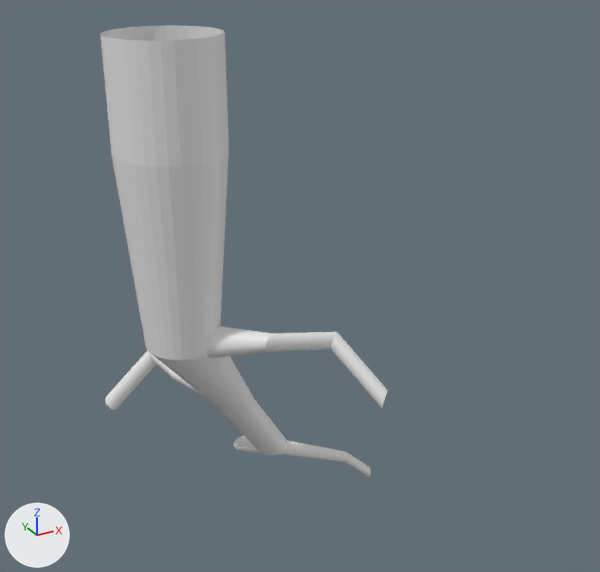
An edit to the Blender file Env_Tree_Normal_A.blend, drawn before and after from the same camera.
Camera for both pictures: a 50 mm lens placed at (-4.83, -13.39, 2.66), pointed at (3.01, 0.86, -4.46). Arrows for +X, +Y and +Z are at lower left; the lights stay in place. The older version comes first.

Before the edit, the objects in view are built like this:
```python
mat_material = principled_material('Material')
mat_material.base_color = (0.8, 0.8, 0.8)  # white #e7e7e7
me_cube = bpy.data.meshes.new('Cube')
me_cube.from_pydata(...)  # 576 vertices, 449 faces; spans x -0.24..1.04, y -0.6..1.01, z -9.27..1.0
me_cube.materials.append(mat_material)  # white #e7e7e7
ob_cube = bpy.data.objects.new('Cube', me_cube)
ob_cube.location = (0.0, 0.0, 0.0)
ob_cube.scale = (4.13, 4.26, 1.0)
```
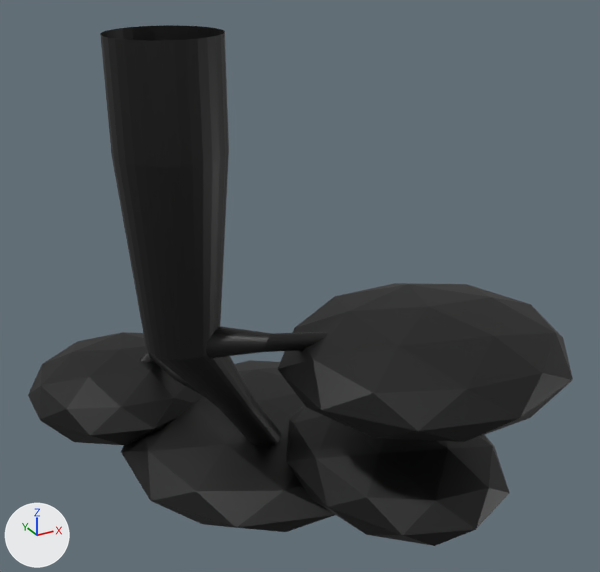
Boxes (x1, y1, x2, y2) around the edits, measured in the pictures (600 x 572 px; the box of a moved part takes in the faces that stretch with it):
'Cube', recoloured, reshaped (white to black, 89% wider, 15% taller)
    before: (100, 25, 388, 477)
    after: (28, 25, 573, 546)
part 1 of me_cube, added
    after: (121, 360, 335, 532)
part 2 of me_cube, added
    after: (28, 332, 202, 445)
part 3 of me_cube, added
    after: (278, 283, 573, 442)
part 4 of me_cube, added
    after: (287, 405, 510, 546)
part 5 of me_cube, moved or reshaped
    before: (112, 151, 371, 477)
    after: (112, 151, 281, 447)

Edits to the bpy script that builds the scene:
```text
Change mat_material:
    add n2 = _N.new('ShaderNodeBrightContrast'); n2.name = 'Brightness/Contrast'
    add n3 = _N.new('ShaderNodeVertexColor'); n3.name = 'Color Attribute'
    where n1 = _N.new('ShaderNodeBsdfPrincipled'); n1.name = 'Principled BSDF'
    add _L.new(n2.outputs[0], n1.inputs[0])  # 'Color' to 'Base Color'
    add _L.new(n3.outputs[0], n2.inputs[0])  # 'Color' to 'Color'
Change me_cube:
    used by ob_cube; location = (0.0, 0.0, 0.0); scale = (4.13, 4.26, 1.0)
    remove me_cube.from_pydata(...)  # 576 vertices, 449 faces; spans x -0.24..1.04, y -0.6..1.01, z -9.27..1.0
    add me_cube.from_pydata(...)  # 744 vertices, 769 faces; spans x -0.52..1.72, y -1.09..1.65, z -9.78..1.0
    me_cube part 1: a new loose piece, an icosphere of 80 faces spanning x -0.15..1.44, y -0.33..1.25, z -9.78..-7.78, in mat_material
    me_cube part 2: a new loose piece, an icosphere of 80 faces spanning x -0.52..0.55, y 0.57..1.65, z -9.03..-7.03, in mat_material
    me_cube part 3: a new loose piece, an icosphere of 80 faces spanning x 0.35..1.72, y -1.09..0.17, z -6.07..-4.07, in mat_material
    me_cube part 4: a new loose piece, an icosphere of 80 faces spanning x 0.47..1.49, y -0.95..0.34, z -8.77..-6.77, in mat_material
    me_cube part 5
    225 faces are deleted
    225 new faces join them
```
